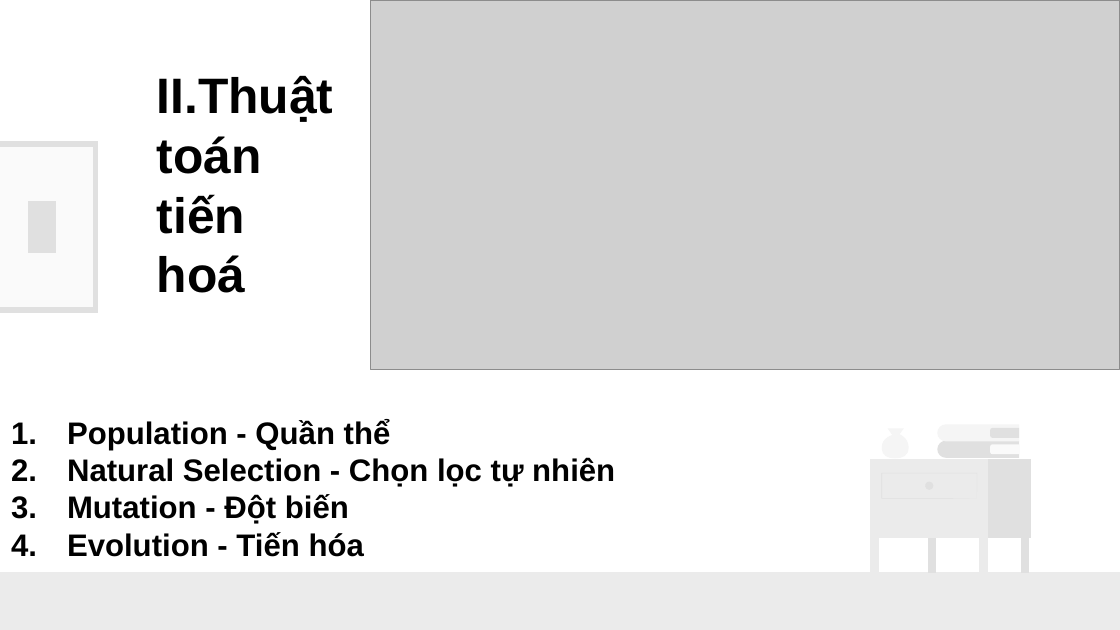
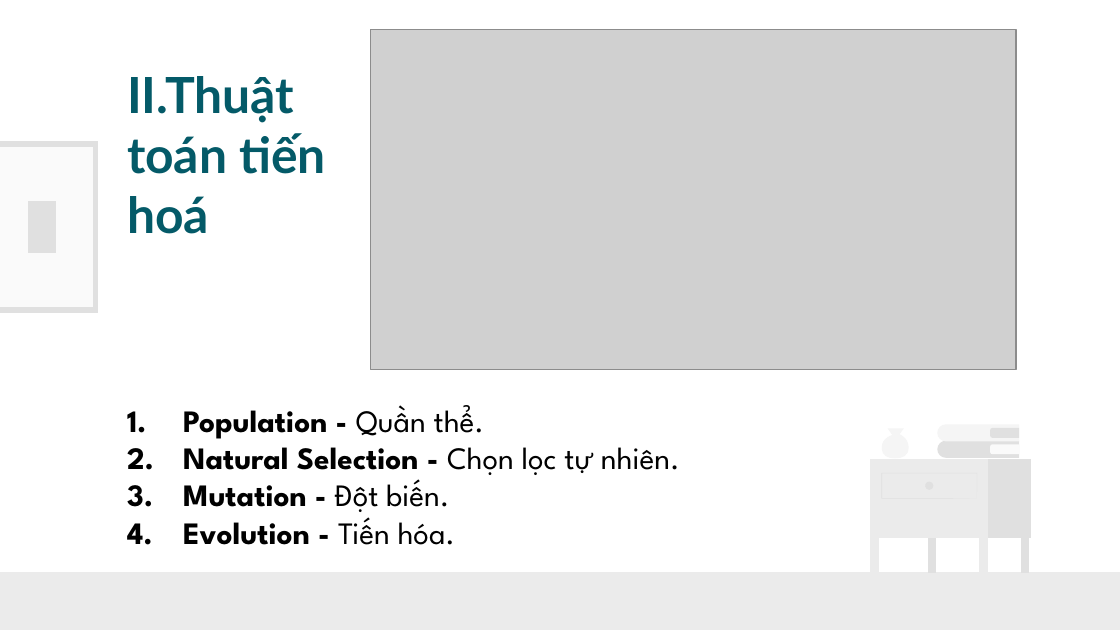
Before and after one commit to TooCuteToo/GiaiThuatTienHoa, a slide deck: slide 9 of ThuatTienHoa_I.pptx (slide 8 before the commit). Drawn at 1120x630 pixels with LibreOffice and Linux fonts; fonts in the diff are those of the drawing; grey boxes stand for pictures. Boxes give left, top, right and bottom in pixels: in the first picture for what was removed or moved away, otherwise in the second. Text is boxed around its words. In the diff, an @@ line names an element or a change of style, - is before the commit and + after.

```diff
--- a/ThuatTienHoa_I.pptx
+++ b/ThuatTienHoa_I.pptx
@@ picture: place and size @@
-picture at [371, 0, 1120, 370]
+picture at [371, 29, 1016, 368]
@@ text "II.Thuật toán tiến hoá": place and size @@
-text "II.Thuật toán tiến hoá" at [157, 75, 334, 293]
+text "II.Thuật toán tiến hoá" at [127, 76, 326, 234]
@@ text "II.Thuật toán tiến hoá" at [127, 76, 326, 234]: font Arial to Lato, text colour #000000 to #045A68 @@
@@ text at [183, 405, 680, 545]: text changed; font Arial to League Spartan @@
-1. Population - Quần thể
-2. Natural Selection - Chọn lọc tự nhiên
-3. Mutation - Đột biến
-4. Evolution - Tiến hóa
+1. Population - Quần thể.
+2. Natural Selection - Chọn lọc tự nhiên.
+3. Mutation - Đột biến.
+4. Evolution - Tiến hóa.
```
Also in this commit, not shown: 24 other slides changed, 1 slide added, 1 other file.
